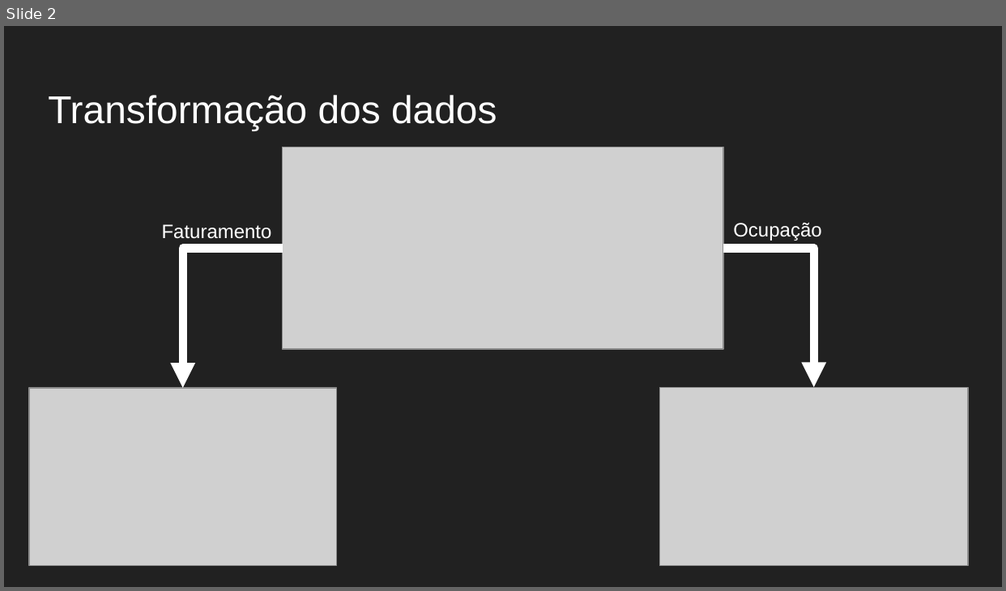
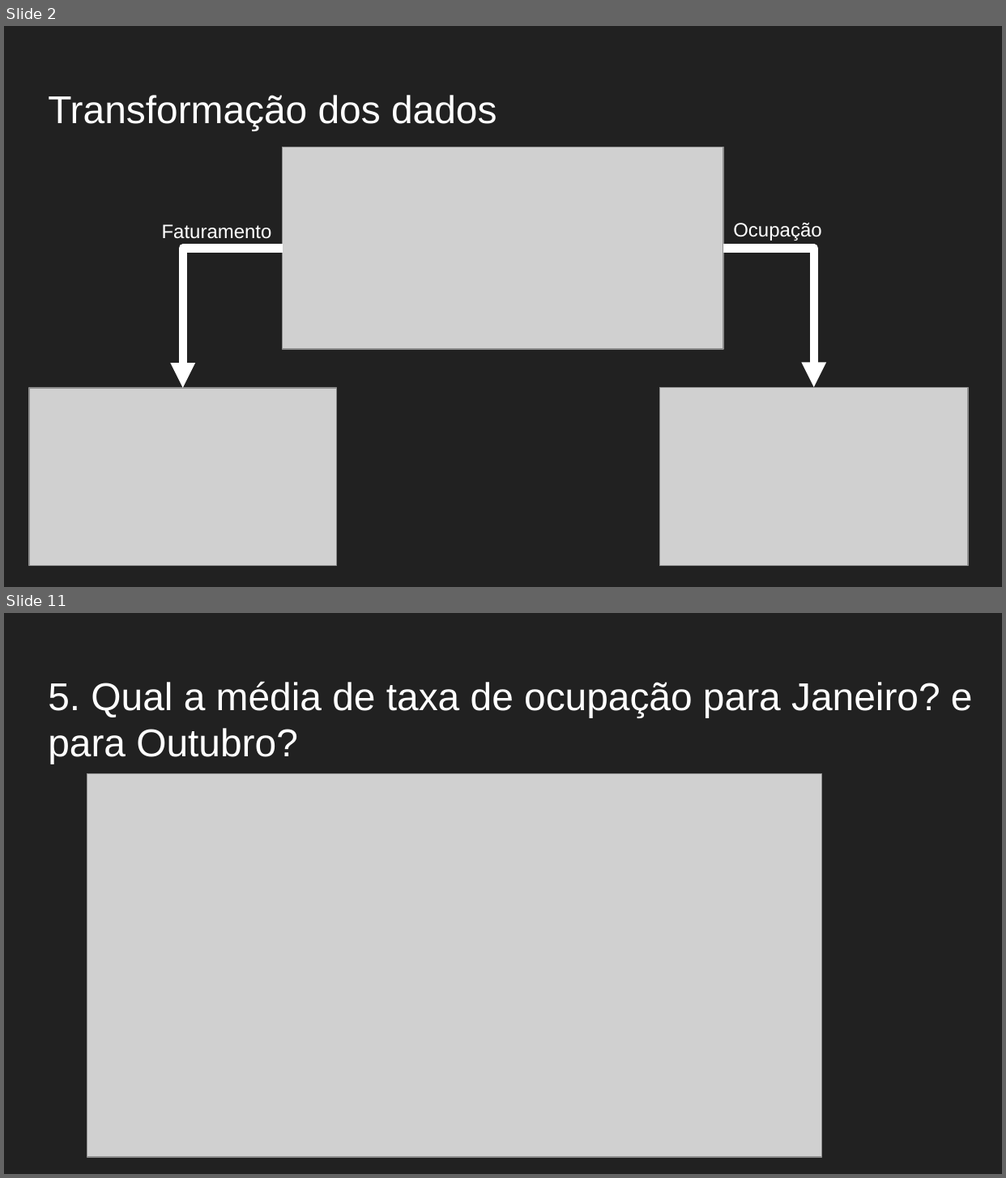
Before and after one commit to arturjacques/DataScience, a slide deck: Apresentação.pptx. Shown one above the other, each under a label of ours: slide 2 before the commit, slides 2 and 11 after it; the slides between them are not shown. The pictures are 1006x591 and 1006x1178 pixels, drawn with LibreOffice and Linux fonts; fonts in the diff are those of the drawing; grey boxes stand for pictures. Boxes give left, top, right and bottom in pixels: in the first picture for what was removed or moved away, otherwise in the second. Text is boxed around its words. In the diff, an @@ line names an element or a change of style, - is before the commit and + after.

```diff
--- a/Apresentação.pptx
+++ b/Apresentação.pptx
@@ slide 11 added at [4,613,1002,1174], background #212121 @@
@@ title added at [48,681,973,764], 28 pt, text #FFFFFF @@
+5. Qual a média de taxa de ocupação para Janeiro? e para Outubro?
@@ picture added at [87,773,821,1157] @@
```
Also in this commit, not shown: 11 other slides added, 1 slide removed, 5 other files.
